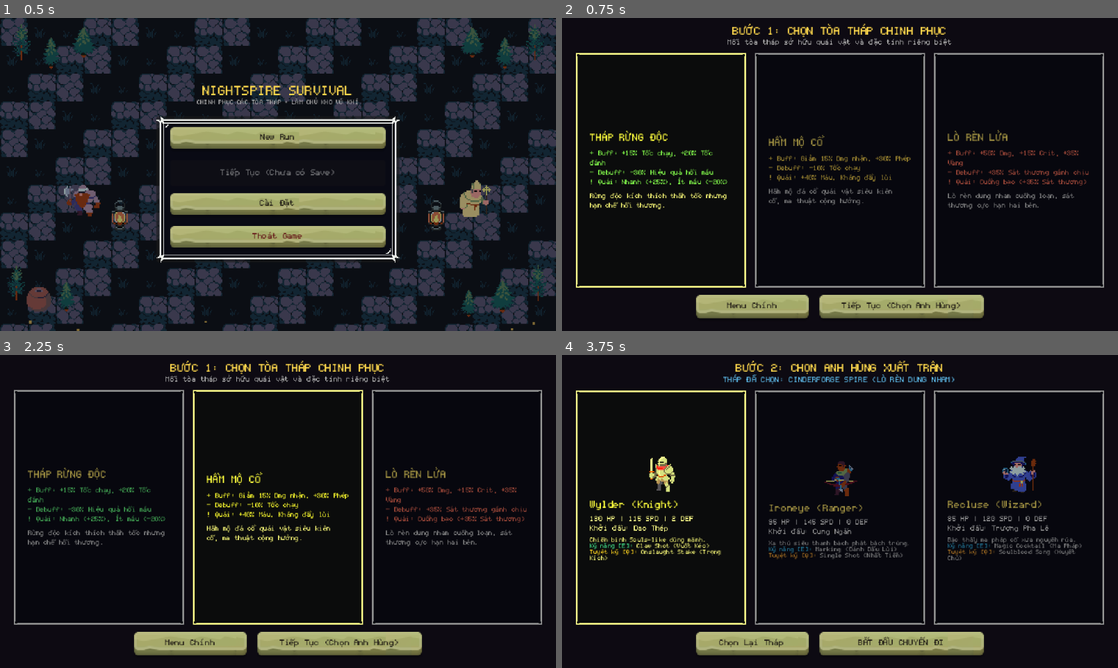
Above: before the commit, frames 1-4 (two rows, left to right).
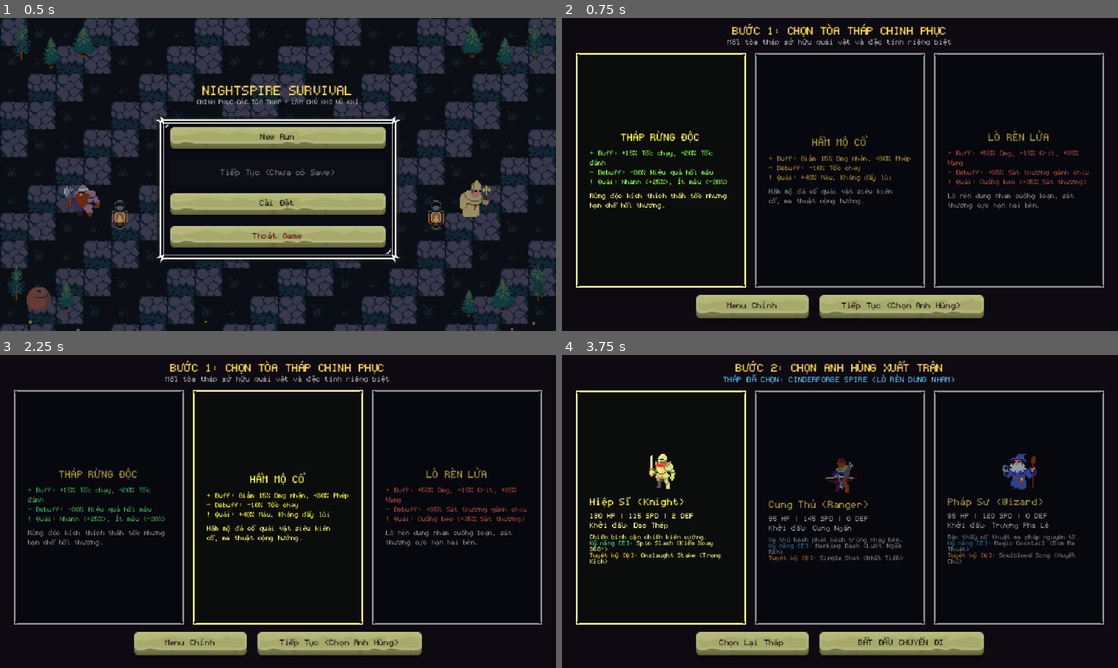
Above: after the commit, the same moments.

Repository: khanh-dinh26/NightSpire-Survival
Game: Godot game, scene res://src/ui/MainMenu.tscn
Same seed, same stepped clock (60 frames per second), same inputs: the game is played once before the commit and once after it. Sound files missing from this copy of the repository are replaced by a short silence.
Inputs (mouse positions are in pixels of both pictures, inside the frame that each line leads up to):
- Up to frame 1 (0.5 s): no input
- Up to frame 2 (0.75 s): click "New Run" at 0.5 s
- Up to frame 3 (2.25 s): click (100, 508) at 1.25 s; click (278, 508) at 2 s
- Up to frame 4 (3.75 s): click (1017, 508) at 2.75 s; click "Tiếp Tục (Chọn Anh Hùng)" at 3.5 s

Frame 1 is identical in both runs. In frame 2, 0.8% of the frame differs, in the area x 5-88%, y 35-42%; in frame 3, 0.8%; in frame 4, 5.5%, in the area x 5-94%, y 31-67%.

Commit message:
style: center-align tower names and rename classes to Knight, Ranger, Wizard with Vietnamese names

Diff:
--- a/src/data/classes/knight.tres
+++ b/src/data/classes/knight.tres
@@ -6,13 +6,13 @@
 [resource]
 script = ExtResource("1_class")
 class_id = "knight"
-display_name = "Wylder - Hiệp Sĩ (Knight)"
+display_name = "Hiệp Sĩ (Knight)"
 sprite_region = Rect2(0, 32, 32, 32)
 max_hp = 130
 speed = 115.0
 defense = 2
 starter_weapon = ExtResource("2_weap")
-description = "Chiến binh toàn diện phong cách Souls-like. Sở hữu kỹ năng bắn Vuốt Kéo áp sát quái vật và Nộ Tuyệt Kỹ Trọng Kích bùng nổ diện rộng."
+description = "Chiến binh kiên cường phong cách Souls-like. Sở hữu kỹ năng Kiếm Xoay 360° tiêu diệt quái vật xung quanh và Nộ Tuyệt Kỹ Trọng Kích bùng nổ diện rộng."
 skill_id = "claw_shot"
 skill_name = "Spin Slash (Kiếm Xoay 360°)"
 skill_desc = "Quay kiếm 360 độ cực nhanh quét sạch và tiêu diệt toàn bộ quái vật xung quanh, gây 750 sát thương."
--- a/src/data/classes/ranger.tres
+++ b/src/data/classes/ranger.tres
@@ -6,13 +6,13 @@
 [resource]
 script = ExtResource("1_class")
 class_id = "ranger"
-display_name = "Ironeye - Cung Thủ (Ranger)"
+display_name = "Cung Thủ (Ranger)"
 sprite_region = Rect2(64, 0, 32, 32)
 max_hp = 95
 speed = 145.0
 defense = 0
 starter_weapon = ExtResource("2_weap")
-description = "Xạ thủ bách phát bách trúng với giác quan nhạy bén. Sở hữu kỹ năng lướt lùi đánh dấu điểm yếu và Nhất Tiễn Siêu Thanh xuyên thấu mọi phòng thủ."
+description = "Xạ thủ bách phát bách trúng với giác quan nhạy bén. Sở hữu kỹ năng Lướt Ngắm Bắn toả 5 mũi tên và Nhất Tiễn Siêu Thanh xuyên thấu mọi phòng thủ."
 skill_id = "marking_dash"
 skill_name = "Marking Dash (Lướt Ngắm Bắn)"
 skill_desc = "Nhấn E lần 1 đổi tâm ngắm chuột, nhấn E lần 2 lướt tới vị trí chuột và phóng 5 mũi tên toả tròn 360° xuyên thấu quái."
--- a/src/data/classes/wizard.tres
+++ b/src/data/classes/wizard.tres
@@ -6,13 +6,13 @@
 [resource]
 script = ExtResource("1_class")
 class_id = "wizard"
-display_name = "Recluse - Pháp Sư (Wizard)"
+display_name = "Pháp Sư (Wizard)"
 sprite_region = Rect2(32, 128, 32, 32)
 max_hp = 85
 speed = 120.0
 defense = 0
 starter_weapon = ExtResource("2_weap")
-description = "Bậc thầy cổ thuật ma pháp. Sở hữu kỹ năng ném Cocktail Ma Pháp phát nổ nguyên tố và Huyết Chú Khải Hoàn nguyền rủa kẻ địch hút máu hồi phục bản thân."
+description = "Bậc thầy cổ thuật ma pháp. Sở hữu kỹ năng Bom Ma Thuật phát nổ nguyên tố diện rộng và Huyết Chú Khải Hoàn nguyền rủa kẻ địch hút máu hồi phục bản thân."
 skill_id = "magic_cocktail"
 skill_name = "Magic Cocktail (Bom Ma Thuật)"
 skill_desc = "Nhấn E lần 1 đổi tâm ngắm chuột, nhấn E lần 2 kích nổ bão tố ma pháp nguyên tố cực đại tại tâm ngắm gây 420 sát thương."
--- a/src/ui/TowerSelect.tscn
+++ b/src/ui/TowerSelect.tscn
@@ -109,7 +109,7 @@
 theme_override_colors/font_color = Color(1, 0.9, 0.4, 1)
 theme_override_font_sizes/font_size = 18
 text = "THÁP RỪNG ĐỘC"
-horizontal_alignment = 0
+horizontal_alignment = 1
 
 [node name="Modifier" type="Label" parent="Margin/VBox/TowerStep/TowerCards/Tower0/Margin/VBox"]
 layout_mode = 2
@@ -171,7 +171,7 @@
 theme_override_colors/font_color = Color(1, 0.9, 0.4, 1)
 theme_override_font_sizes/font_size = 18
 text = "HẦM MỘ CỔ"
-horizontal_alignment = 0
+horizontal_alignment = 1
 
 [node name="Modifier" type="Label" parent="Margin/VBox/TowerStep/TowerCards/Tower1/Margin/VBox"]
 layout_mode = 2
@@ -233,7 +233,7 @@
 theme_override_colors/font_color = Color(1, 0.9, 0.4, 1)
 theme_override_font_sizes/font_size = 18
 text = "LÒ RÈN LỬA"
-horizontal_alignment = 0
+horizontal_alignment = 1
 
 [node name="Modifier" type="Label" parent="Margin/VBox/TowerStep/TowerCards/Tower2/Margin/VBox"]
 layout_mode = 2
@@ -365,7 +365,7 @@
 layout_mode = 2
 theme_override_colors/font_color = Color(1, 0.9, 0.4, 1)
 theme_override_font_sizes/font_size = 18
-text = "Wylder (Knight)"
+text = "Hiệp Sĩ (Knight)"
 horizontal_alignment = 0
 
 [node name="Stats" type="Label" parent="Margin/VBox/ClassStep/ClassCards/Class0/Margin/VBox"]
@@ -384,8 +384,8 @@
 theme_override_colors/default_color = Color(0.8, 0.8, 0.8, 1)
 theme_override_font_sizes/normal_font_size = 11
 theme_override_font_sizes/bold_font_size = 11
-text = "Chiến binh Souls-like dũng mãnh.
-[color=#38c8ff][b]Kỹ năng [E]:[/b][/color] Claw Shot (Vuốt Kéo)
+text = "Chiến binh cận chiến kiên cường.
+[color=#38c8ff][b]Kỹ năng [E]:[/b][/color] Spin Slash (Kiếm Xoay 360°)
 [color=#ffaa33][b]Tuyệt kỹ [Q]:[/b][/color] Onslaught Stake (Trọng Kích)"
 
 [node name="Class1" type="Button" parent="Margin/VBox/ClassStep/ClassCards"]
@@ -442,7 +442,7 @@
 layout_mode = 2
 theme_override_colors/font_color = Color(1, 0.9, 0.4, 1)
 theme_override_font_sizes/font_size = 18
-text = "Ironeye (Ranger)"
+text = "Cung Thủ (Ranger)"
 horizontal_alignment = 0
 
 [node name="Stats" type="Label" parent="Margin/VBox/ClassStep/ClassCards/Class1/Margin/VBox"]
@@ -461,8 +461,8 @@
 theme_override_colors/default_color = Color(0.8, 0.8, 0.8, 1)
 theme_override_font_sizes/normal_font_size = 11
 theme_override_font_sizes/bold_font_size = 11
-text = "Xạ thủ siêu thanh bách phát bách trúng.
-[color=#38c8ff][b]Kỹ năng [E]:[/b][/color] Marking (Đánh Dấu Lùi)
+text = "Xạ thủ bách phát bách trúng nhạy bén.
+[color=#38c8ff][b]Kỹ năng [E]:[/b][/color] Marking Dash (Lướt Ngắm Bắn)
 [color=#ffaa33][b]Tuyệt kỹ [Q]:[/b][/color] Single Shot (Nhất Tiễn)"
 
 [node name="Class2" type="Button" parent="Margin/VBox/ClassStep/ClassCards"]
@@ -519,7 +519,7 @@
 layout_mode = 2
 theme_override_colors/font_color = Color(1, 0.9, 0.4, 1)
 theme_override_font_sizes/font_size = 18
-text = "Recluse (Wizard)"
+text = "Pháp Sư (Wizard)"
 horizontal_alignment = 0
 
 [node name="Stats" type="Label" parent="Margin/VBox/ClassStep/ClassCards/Class2/Margin/VBox"]
@@ -538,8 +538,8 @@
 theme_override_colors/default_color = Color(0.8, 0.8, 0.8, 1)
 theme_override_font_sizes/normal_font_size = 11
 theme_override_font_sizes/bold_font_size = 11
-text = "Bậc thầy ma pháp cổ xưa nguyền rủa.
-[color=#38c8ff][b]Kỹ năng [E]:[/b][/color] Magic Cocktail (Ma Pháp)
+text = "Bậc thầy cổ thuật ma pháp nguyên tố.
+[color=#38c8ff][b]Kỹ năng [E]:[/b][/color] Magic Cocktail (Bom Ma Thuật)
 [color=#ffaa33][b]Tuyệt kỹ [Q]:[/b][/color] Soulblood Song (Huyết Chú)"
 
 [node name="NavFooter" type="HBoxContainer" parent="Margin/VBox/ClassStep"]
